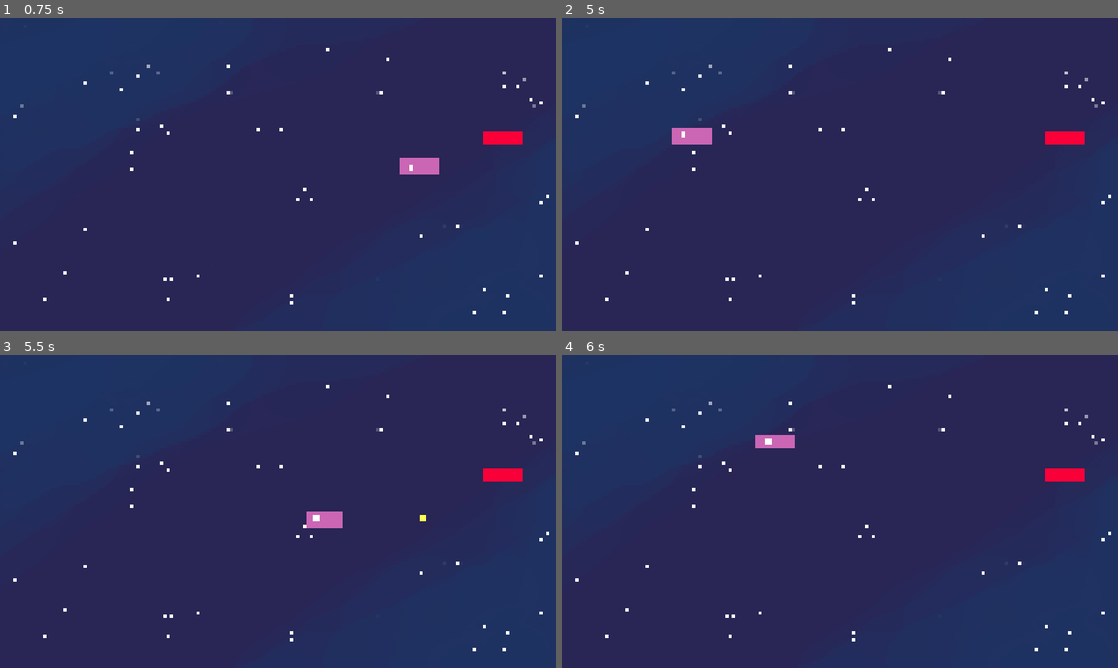
Above: before the commit, frames 1-4 (two rows, left to right).
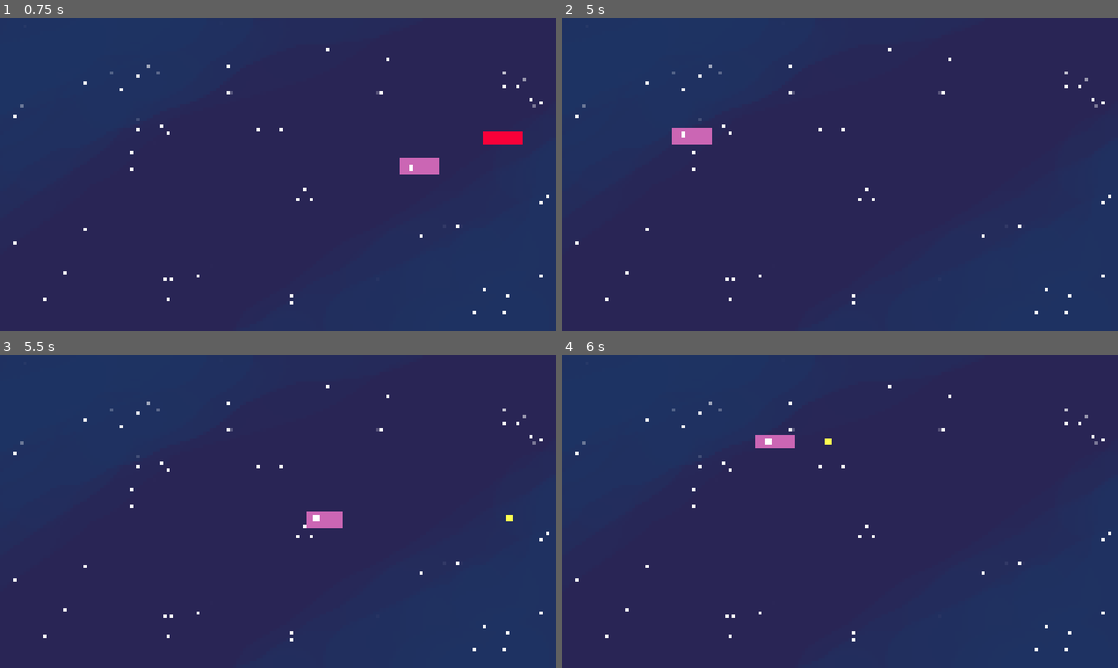
Above: after the commit, the same moments.

Repository: Tass2T/halloween-tireur
Game: Godot game, scene res://game.tscn
Same seed, same stepped clock (60 frames per second), same inputs: the game is played once before the commit and once after it.
Inputs (mouse positions are in pixels of both pictures, inside the frame that each line leads up to):
- Up to frame 1 (0.75 s): tap Enter at 0.5 s; move the mouse to (400, 158) at 0.52 s; press the mouse at (400, 158) at 0.53 s
- Up to frame 2 (5 s): tap Space at 1.25, 2.75, 4.25 s; move the mouse to (728, 190) at 1.27 s; release the mouse at (728, 190) at 1.28 s; click (728, 190) at 1.35 s; tap Enter at 2, 3.5 s; move the mouse to (895, 105) at 2.02 s; press the mouse at (895, 105) at 2.03 s; move the mouse to (812, 237) at 2.77 s; release the mouse at (812, 237) at 2.78 s; click (812, 237) at 2.85 s; move the mouse to (1006, 221) at 3.52 s; press the mouse at (1006, 221) at 3.53 s; move the mouse to (673, 127) at 4.27 s; release the mouse at (673, 127) at 4.28 s; click (673, 127) at 4.35 s
- Up to frame 3 (5.5 s): move the mouse to (305, 511) at 5.02 s; press the mouse at (305, 511) at 5.03 s
- Up to frame 4 (6 s): move the mouse to (756, 433) at 5.77 s; release the mouse at (756, 433) at 5.78 s; click (756, 433) at 5.85 s

Frame 1 is identical in both runs. In frame 2, 0.3% of the frame differs, in the area x 86-94%, y 36-41%; in frame 3, 0.3%, in the area x 75-94%, y 36-54%; in frame 4, 0.3%.

Commit message:
added enemy manager

Diff:
--- /dev/null
+++ b/scenes/enemy_manager.tscn
@@ -0,0 +1,3 @@
+[gd_scene format=3 uid="uid://cpi3v70ku7ob"]
+
+[node name="EnemyManager" type="Node"]
--- a/scripts/bullets_manager.gd
+++ b/scripts/bullets_manager.gd
@@ -2,7 +2,7 @@
 
 var bulletScene: PackedScene
 var canShoot: bool = true
-var bulletDelay: float = 0.3
+var bulletDelay: float = 0.2
 @onready var bullet_timer: Timer = $BulletTimer
 
 func _init() -> void:
--- a/scripts/enemy.gd
+++ b/scripts/enemy.gd
@@ -9,4 +9,4 @@
 	pass
 
 func getShot() -> void:
-	print("shot")
+	queue_free()
